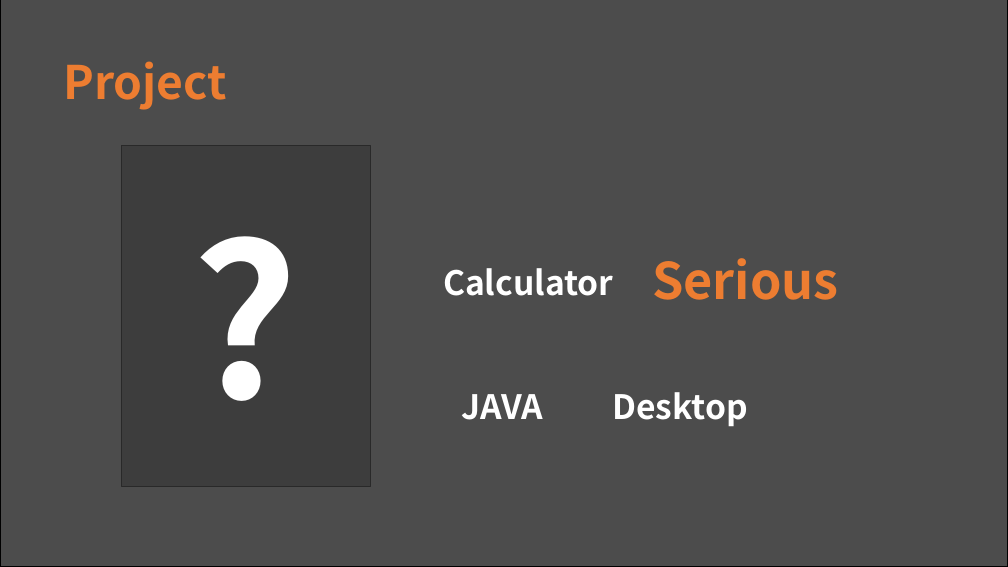
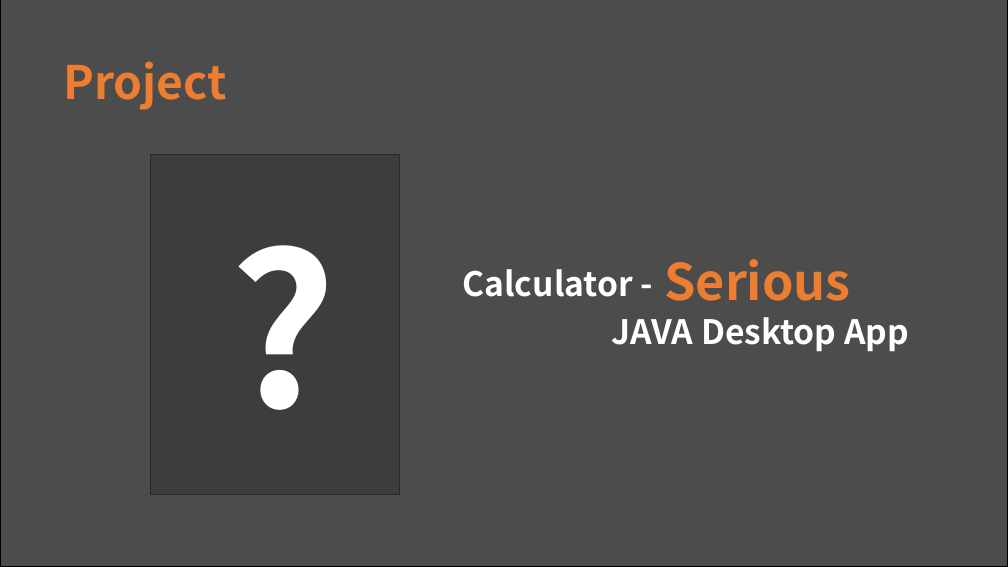
Before and after one commit to hbseo/desktop_calculator, a slide deck: slide 3 of simpsons.pptx. Drawn at 1008x567 pixels with LibreOffice and Linux fonts; fonts in the diff are those of the drawing; grey boxes stand for pictures. Boxes give left, top, right and bottom in pixels: in the first picture for what was removed or moved away, otherwise in the second. Text is boxed around its words. In the diff, an @@ line names an element or a change of style, - is before the commit and + after.

```diff
--- a/simpsons.pptx
+++ b/simpsons.pptx
@@ picture: place and size @@
-picture at <box>122,146,371,486</box>
+picture at <box>150,154,399,495</box>
@@ text "?": place and size @@
-text "?" at <box>185,186,306,447</box>
+text "?" at <box>222,195,343,456</box>
@@ text at <box>462,269,633,297</box>: text changed @@
-Calculator
+Calculator -
@@ text "Serious": place and size @@
-text "Serious" at <box>652,258,839,300</box>
+text "Serious" at <box>664,259,851,301</box>
@@ text at <box>612,317,909,352</box>: text changed @@
-JAVA Desktop
+JAVA Desktop App
```
Also in this commit, not shown: 12 other slides changed.
